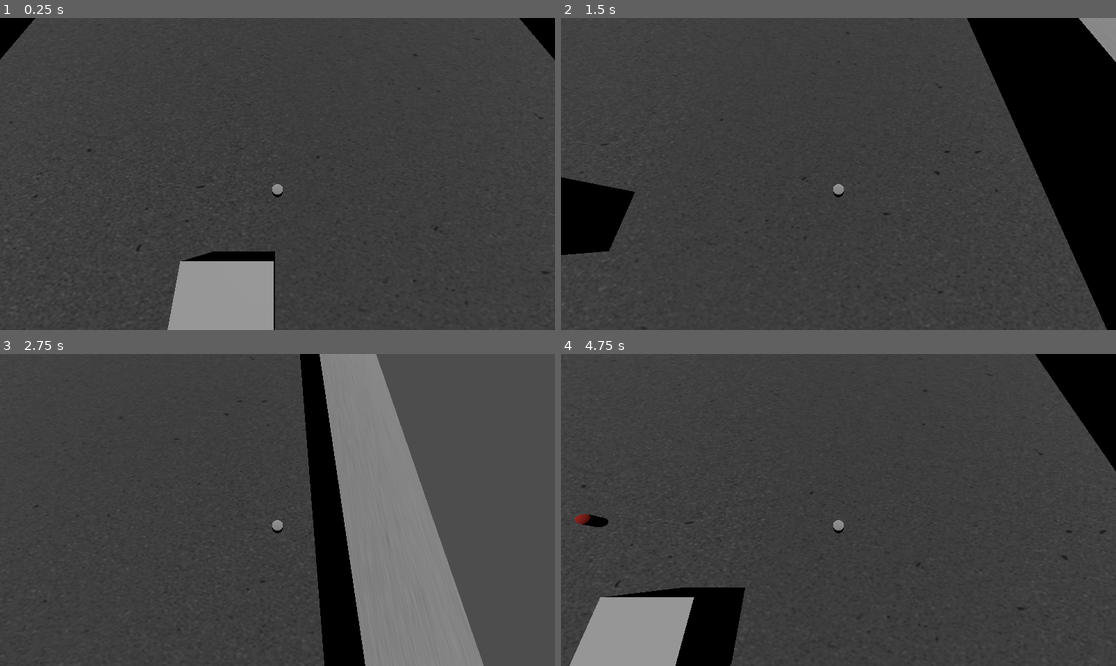
Above: before the commit, frames 1-4 (two rows, left to right).
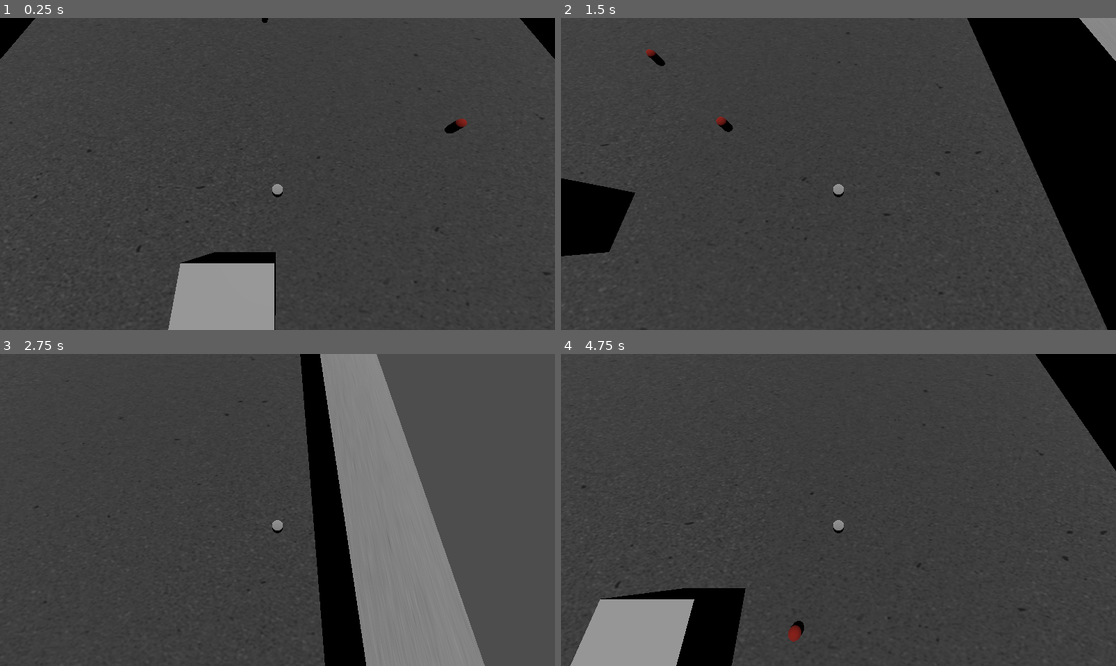
Above: after the commit, the same moments.

Repository: DresseurPanda/tp-iut-R506-bomberman
Game: Godot game, scene res://main.tscn
Same seed, same stepped clock (60 frames per second), same inputs: the game is played once before the commit and once after it.
Inputs:
- Up to frame 1 (0.25 s): no input
- Up to frame 2 (1.5 s): hold Right (ui_right) 0.53-1.28 s; hold Down (ui_down) from 1.28 s (still down)
- Up to frame 3 (2.75 s): release Down (ui_down) at 2.03 s; hold Right (ui_right) from 2.03 s (still down)
- Up to frame 4 (4.75 s): release Right (ui_right) at 2.78 s; hold Up (ui_up) 2.78-3.53 s; hold Left (ui_left) from 3.53 s (still down)

The runs differ from the first frame. In frame 1, 0.4% of the frame differs, in the area x 0-100%, y 0-100%; in frame 2, 0.3%; in frame 3, 0.3%; in frame 4, 0.6%, in the area x 1-100%, y 0-100%.

Commit message:
Feat : ajout game over, multiples ennemis spawn aléatoire, retour au spawn après un coup

Diff:
--- a/Ennemis/ennemi.gd
+++ b/Ennemis/ennemi.gd
@@ -4,6 +4,18 @@
 var compteur=0
 const SPEED = 3.0
 @onready var directionRandom = [Vector3.FORWARD, Vector3.BACK, Vector3.LEFT, Vector3.RIGHT]
+
+func _ready() -> void:
+	placementRandom()
+
+func placementRandom() -> void:
+	var position_x
+	var position_z
+	position_x= randf_range(-7,7)
+	position_z= randf_range(-8,8)
+	while (position_x >-1 and position_x < 1 and position_z >-1 and position_z < 1):
+		position_x= randf_range(-7,7)
+	global_position=Vector3(position_x,0,position_z)
 
 func _physics_process(delta: float) -> void:
 	compteur-=delta
--- a/Ennemis/ennemi.tscn
+++ b/Ennemis/ennemi.tscn
@@ -3,6 +3,8 @@
 [ext_resource type="Script" uid="uid://cream54pmflk2" path="res://Ennemis/ennemi.gd" id="1_tewko"]
 
 [sub_resource type="CapsuleShape3D" id="CapsuleShape3D_824qf"]
+radius = 0.5996094
+height = 2.1811523
 
 [sub_resource type="StandardMaterial3D" id="StandardMaterial3D_tewko"]
 albedo_color = Color(0.51555777, 0.07356972, 0, 1)
@@ -14,7 +16,7 @@
 script = ExtResource("1_tewko")
 
 [node name="CollisionShape3D" type="CollisionShape3D" parent="." unique_id=890305195 groups=["ennemi"]]
-transform = Transform3D(0.2, 0, 0, 0, 0.2, 0, 0, 0, 0.2, 0, 0, 0)
+transform = Transform3D(0.2, 0, 0, 0, 0.2, 0, 0, 0, 0.2, 0, 0.014892578, 0)
 shape = SubResource("CapsuleShape3D_824qf")
 
 [node name="MeshInstance3D" type="MeshInstance3D" parent="." unique_id=569999515 groups=["ennemi"]]
--- a/Game Over/color_rect.tscn
+++ /dev/null
@@ -1,6 +0,0 @@
-[gd_scene format=3 uid="uid://bk1ok3iccp4f4"]
-
-[node name="ColorRect" type="ColorRect" unique_id=1730168979]
-offset_right = 1148.0
-offset_bottom = 649.0
-color = Color(0.36282945, 0.36282945, 0.36282945, 1)
--- /dev/null
+++ b/GameOver/game_over.gd
@@ -0,0 +1,15 @@
+extends ColorRect
+
+
+# Called when the node enters the scene tree for the first time.
+func _ready() -> void:
+	pass # Replace with function body.
+
+
+# Called every frame. 'delta' is the elapsed time since the previous frame.
+func _process(delta: float) -> void:
+	pass
+
+
+func _on_button_pressed() -> void:
+	get_tree().change_scene_to_file("res://main.tscn")
--- /dev/null
+++ b/GameOver/game_over.tscn
@@ -0,0 +1,35 @@
+[gd_scene format=3 uid="uid://bk1ok3iccp4f4"]
+
+[ext_resource type="Script" uid="uid://b5lwydm7xphxi" path="res://GameOver/game_over.gd" id="1_w45li"]
+
+[sub_resource type="LabelSettings" id="LabelSettings_c6a5o"]
+font_size = 100
+
+[node name="Game Over" type="ColorRect" unique_id=1730168979]
+offset_right = 1148.0
+offset_bottom = 649.0
+color = Color(0.0454818, 0.057526425, 0.073315926, 1)
+script = ExtResource("1_w45li")
+
+[node name="Label" type="Label" parent="." unique_id=488350121]
+layout_mode = 0
+offset_left = 287.0
+offset_top = 174.0
+offset_right = 870.0
+offset_bottom = 417.0
+theme_override_font_sizes/font_size = 50
+text = "Game over"
+label_settings = SubResource("LabelSettings_c6a5o")
+horizontal_alignment = 1
+vertical_alignment = 1
+
+[node name="Button" type="Button" parent="." unique_id=454925492]
+layout_mode = 0
+offset_left = 514.0
+offset_top = 453.0
+offset_right = 630.0
+offset_bottom = 518.0
+theme_override_font_sizes/font_size = 30
+text = "Rejouer ?"
+
+[connection signal="pressed" from="Button" to="." method="_on_button_pressed"]
--- a/Personnage/personnage.gd
+++ b/Personnage/personnage.gd
@@ -5,8 +5,10 @@
 const JUMP_VELOCITY = 4.5
 
 @onready var health = 3
+@onready var ennemis
 
-
+func _ready() -> void:
+	pass
 
 func _physics_process(delta: float) -> void:
 	# Add the gravity.
@@ -30,6 +32,8 @@
 	print("Une vie en moins :(")
 	if health ==0:
 		mort()
+	global_position= Vector3(0,0,0)
 
 func mort() -> void:
+	get_tree().change_scene_to_file("res://GameOver/game_over.tscn")
 	print("Tu es mort :(")
--- a/main.tscn
+++ b/main.tscn
@@ -14,7 +14,7 @@
 [node name="Node3D" type="Node3D" unique_id=1559146486]
 
 [node name="Personnage" parent="." unique_id=515754185 instance=ExtResource("1_ig7tw")]
-transform = Transform3D(1, 0, 0, 0, 1, 0, 0, 0, 1, 0.008467674, 0, 0.013874054)
+transform = Transform3D(1, 0, 0, 0, 1, 0, 0, 0, 1, 0, 0.08, 0)
 
 [node name="StaticBody3D" type="StaticBody3D" parent="." unique_id=1374439993]
 transform = Transform3D(1, 0, 0, 0, 1, 0, 0, 0, 1, -0.07343364, 0, 1.7824214)
@@ -45,5 +45,14 @@
 [node name="StaticBody3D5" parent="Arena" unique_id=1026807936 instance=ExtResource("3_1bvp3")]
 transform = Transform3D(-4.371139e-08, 0, 1, 0, 1, 0, -1, 0, -4.371139e-08, -8.5, 1, 0)
 
-[node name="Ennemi" parent="." unique_id=1728542207 instance=ExtResource("4_1bvp3")]
-transform = Transform3D(1, 0, 0, 0, 1, 0, 0, 0, 1, 0, 0, 5)
+[node name="Node3D" type="Node3D" parent="." unique_id=1948269023]
+transform = Transform3D(1, 0, 0, 0, 1, 0, 0, 0, 1, 0, 0.08, 0)
+
+[node name="Ennemi" parent="Node3D" unique_id=1728542207 instance=ExtResource("4_1bvp3")]
+transform = Transform3D(1, 0, 0, 0, 1, 0, 0, 0, 1, 0, -0.08, 5)
+
+[node name="Ennemi2" parent="Node3D" unique_id=1139539011 instance=ExtResource("4_1bvp3")]
+transform = Transform3D(1, 0, 0, 0, 1, 0, 0, 0, 1, -0.5448414, -0.058855608, 5.129205)
+
+[node name="Ennemi3" parent="Node3D" unique_id=767270259 instance=ExtResource("4_1bvp3")]
+transform = Transform3D(1, 0, 0, 0, 1, 0, 0, 0, 1, 1.0307815, -0.08518715, 4.8809905)
Not shown, added: GameOver/game_over.gd.uid
